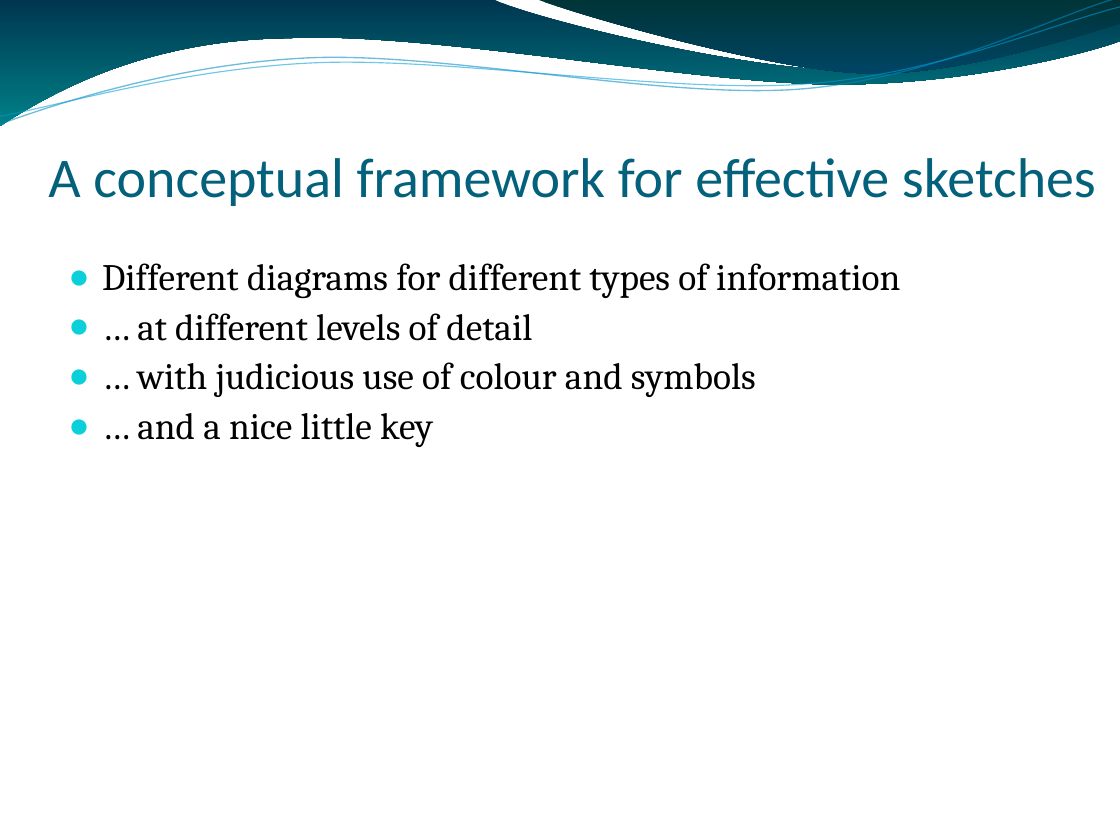
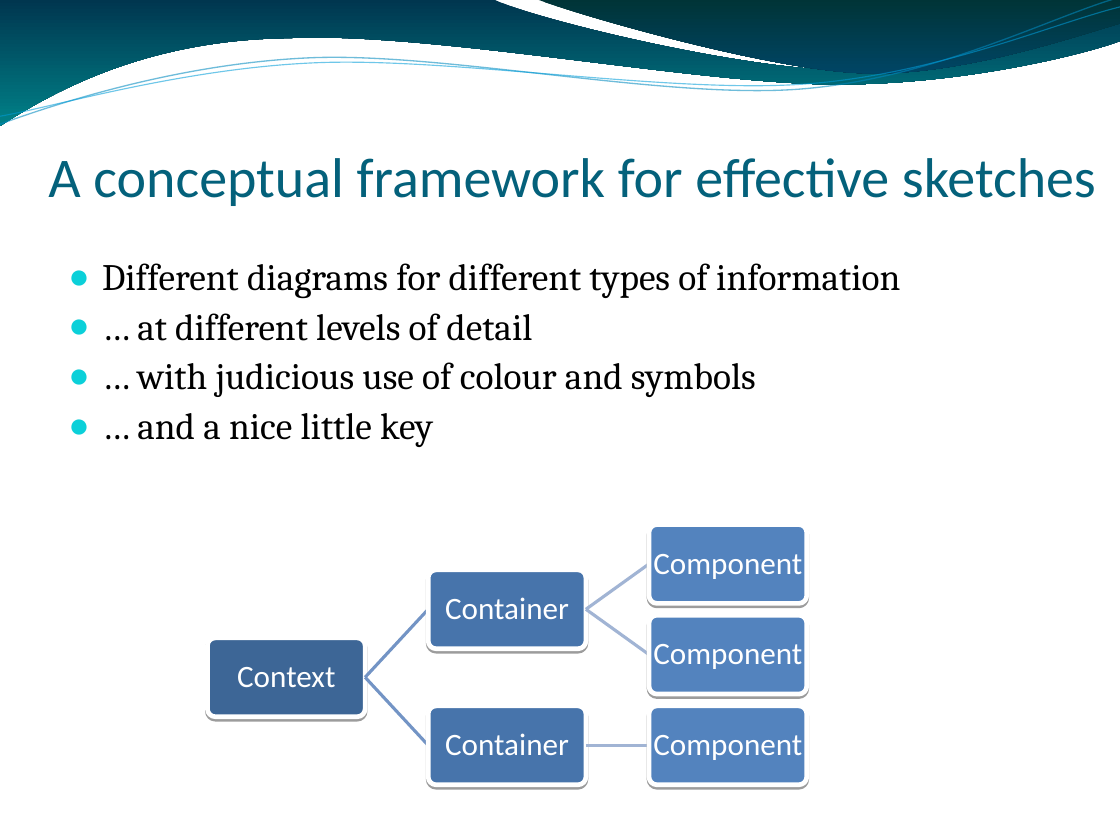
Before and after one commit to NTCoding/Presentations, a slide deck: slide 6 of effective_sketches/Scenarios/PennysPayments/payments_diagrams.odp. Drawn at 1120x840 pixels with LibreOffice and Linux fonts; fonts in the diff are those of the drawing; background and template pictures are left out. Boxes give left, top, right and bottom in pixels: in the first picture for what was removed or moved away, otherwise in the second. Text is boxed around its words. In the diff, an @@ line names an element or a change of style, - is before the commit and + after.

Commit message:
finished slides

```diff
--- a/effective_sketches/Scenarios/PennysPayments/payments_diagrams.odp
+++ b/effective_sketches/Scenarios/PennysPayments/payments_diagrams.odp
@@ group added at <box>207,524,806,784</box>: 11 freeform shapes @@
+Context
+Container
+Component
+Component
+Container
+Component
```
Also in this commit, not shown: 1 other slide changed, 7 slides added, 1 slide removed, 1 other file.
